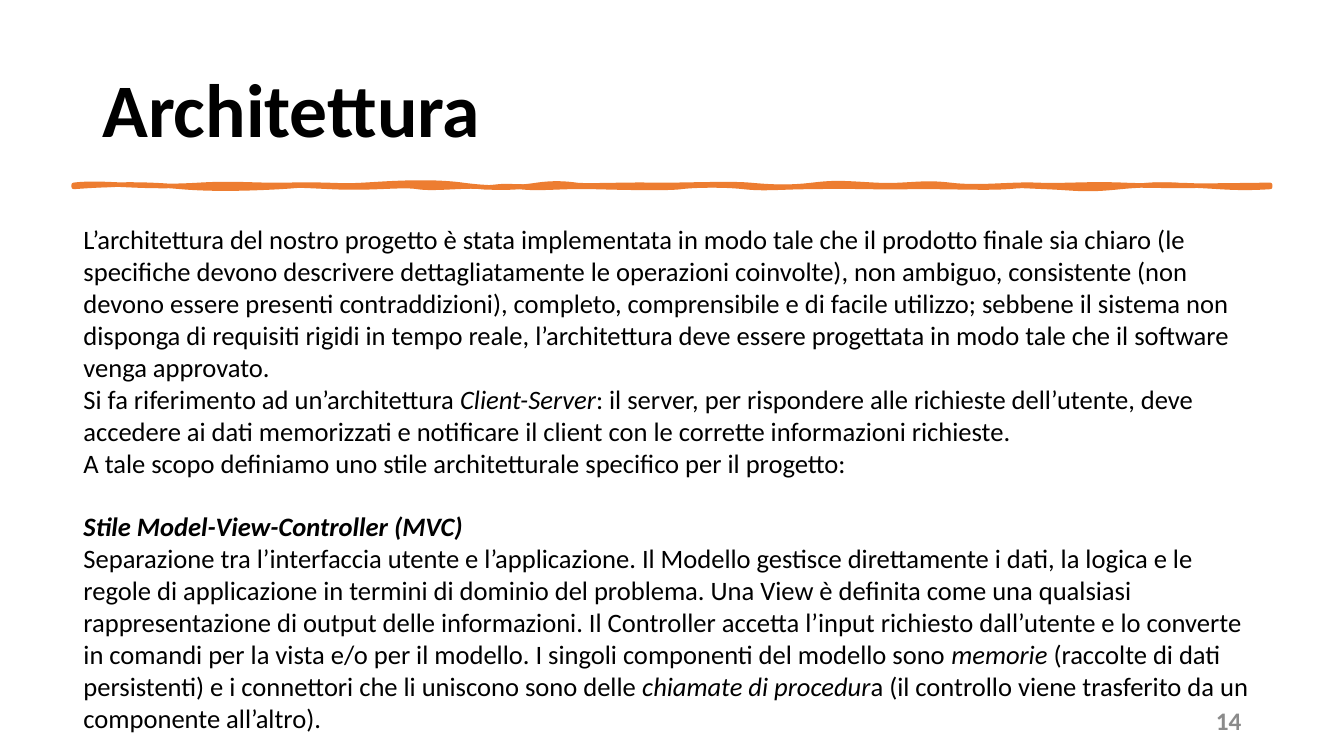
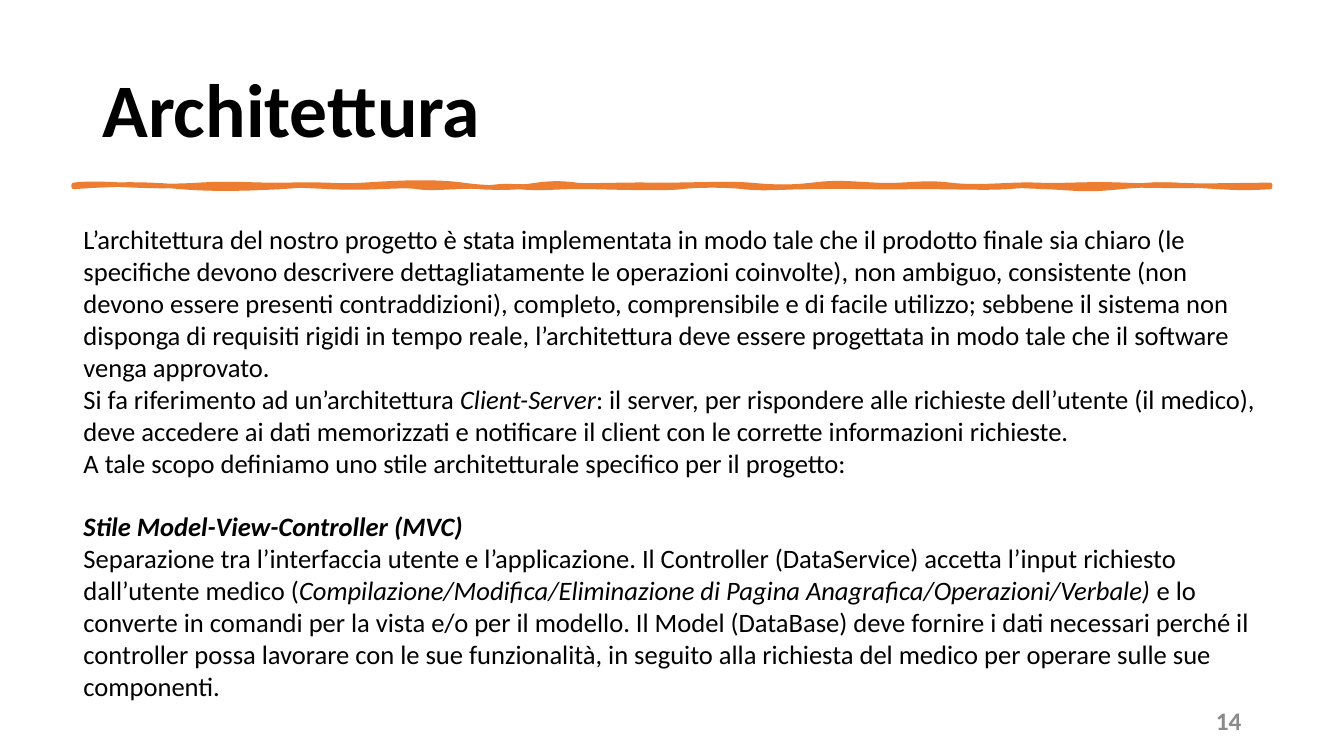
Before and after one commit to mangilimatteo/Progetto_Ingegneria_Software_Cattaneo_Mangili_Saini, a slide deck: slide 14 of Presentazione/Presentazione_Progetto.pptx. Drawn at 1344x756 pixels with LibreOffice and Linux fonts; fonts in the diff are those of the drawing. Boxes give left, top, right and bottom in pixels: in the first picture for what was removed or moved away, otherwise in the second. Text is boxed around its words. In the diff, an @@ line names an element or a change of style, - is before the commit and + after.

```diff
--- a/Presentazione/Presentazione_Progetto.pptx
+++ b/Presentazione/Presentazione_Progetto.pptx
@@ text at box(83, 389, 1255, 442): text changed @@
-Si fa riferimento ad un’architettura Client-Server: il server, per rispondere alle richieste dell’utente, deve accedere ai dati memorizzati e notificare il client con le corrette informazioni richieste.
+Si fa riferimento ad un’architettura Client-Server: il server, per rispondere alle richieste dell’utente (il medico), deve accedere ai dati memorizzati e notificare il client con le corrette informazioni richieste.
@@ text at box(83, 548, 1248, 701): text changed @@
-Separazione tra l’interfaccia utente e l’applicazione. Il Modello gestisce direttamente i dati, la logica e le regole di applicazione in termini di dominio del problema. Una View è definita come una qualsiasi rappresentazione di output delle informazioni. Il Controller accetta l’input richiesto dall’utente e lo converte in comandi per la vista e/o per il modello. I singoli componenti del modello sono memorie (raccolte di dati persistenti) e i connettori che li uniscono sono delle chiamate di procedura (il controllo viene trasferito da un componente all’altro).
+Separazione tra l’interfaccia utente e l’applicazione. Il Controller (DataService) accetta l’input richiesto dall’utente medico (Compilazione/Modifica/Eliminazione di Pagina Anagrafica/Operazioni/Verbale) e lo converte in comandi per la vista e/o per il modello. Il Model (DataBase) deve fornire i dati necessari perché il controller possa lavorare con le sue funzionalità, in seguito alla richiesta del medico per operare sulle sue componenti.
```
Also in this commit, not shown: 1 other file.
